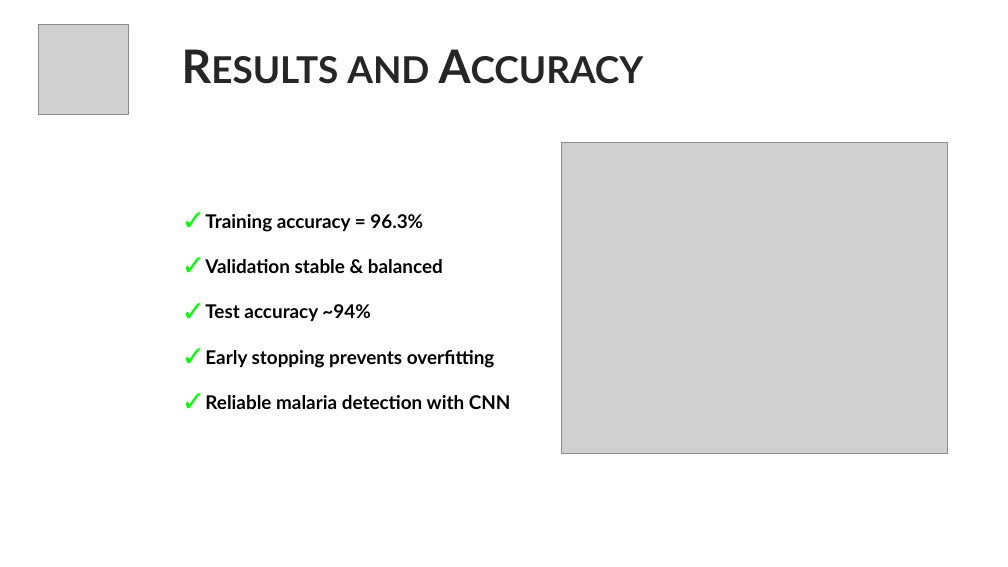
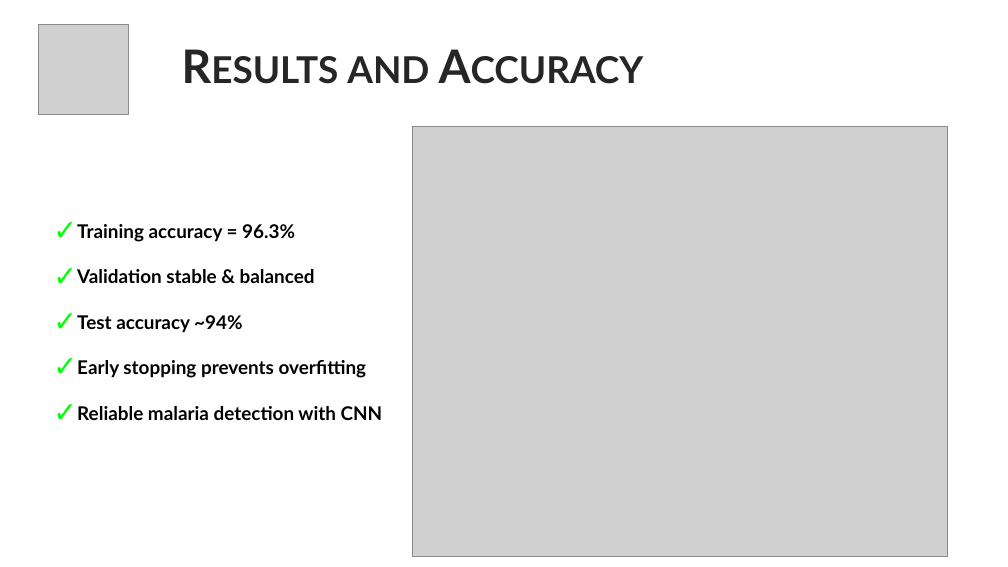
Before and after one commit to anodiamadmin/AIML, a slide deck: slide 6 of 07NuralNetworks/TF/002MalariaProject/ProjectReport/slides.pptx. Drawn at 1008x567 pixels with LibreOffice and Linux fonts; fonts in the diff are those of the drawing; grey boxes stand for pictures. Boxes give left, top, right and bottom in pixels: in the first picture for what was removed or moved away, otherwise in the second. Text is boxed around its words. In the diff, an @@ line names an element or a change of style, - is before the commit and + after.

```diff
--- a/07NuralNetworks/TF/002MalariaProject/ProjectReport/slides.pptx
+++ b/07NuralNetworks/TF/002MalariaProject/ProjectReport/slides.pptx
@@ picture: place and size @@
-picture at (561, 143, 948, 453)
+picture at (412, 127, 948, 557)
@@ text "Training accuracy = 96.3%": place and size @@
-text "Training accuracy = 96.3%" at (205, 214, 511, 409)
+text "Training accuracy = 96.3%" at (77, 224, 383, 420)
```
Also in this commit, not shown: 2 other slides changed, 2 other files.
